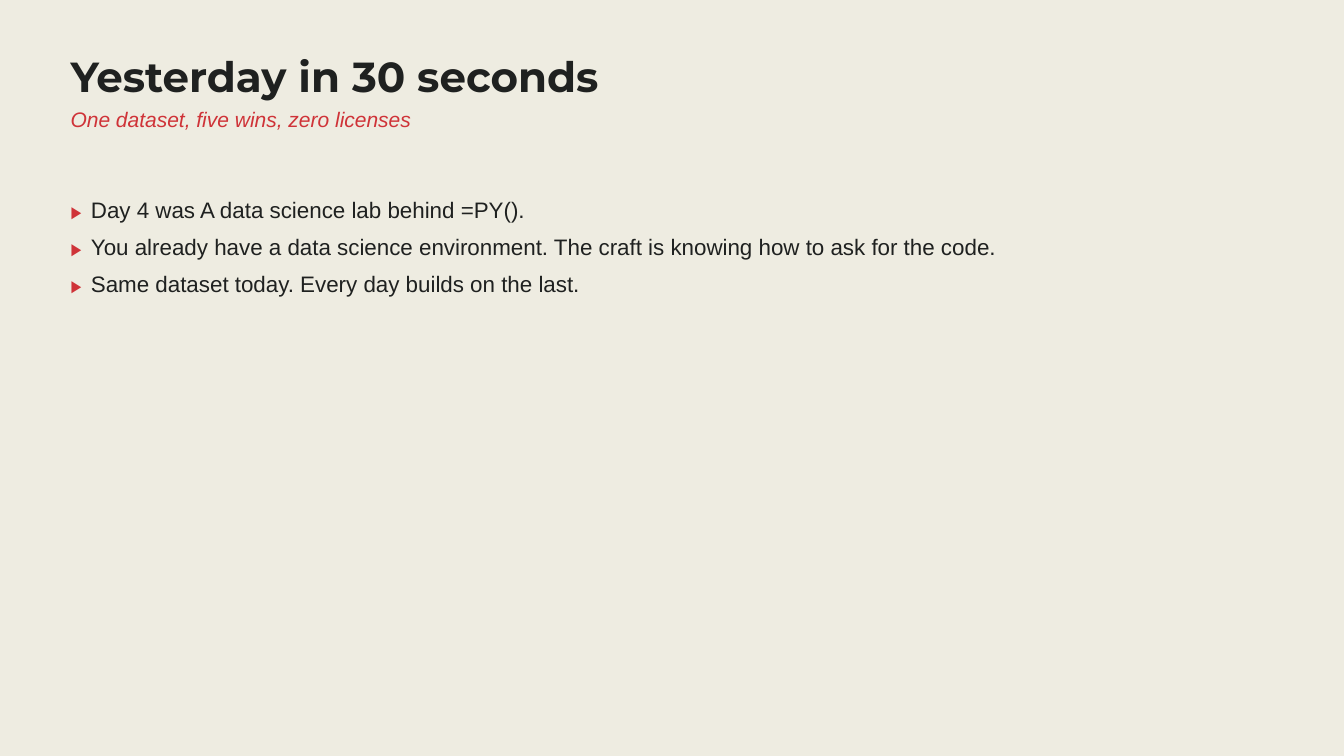
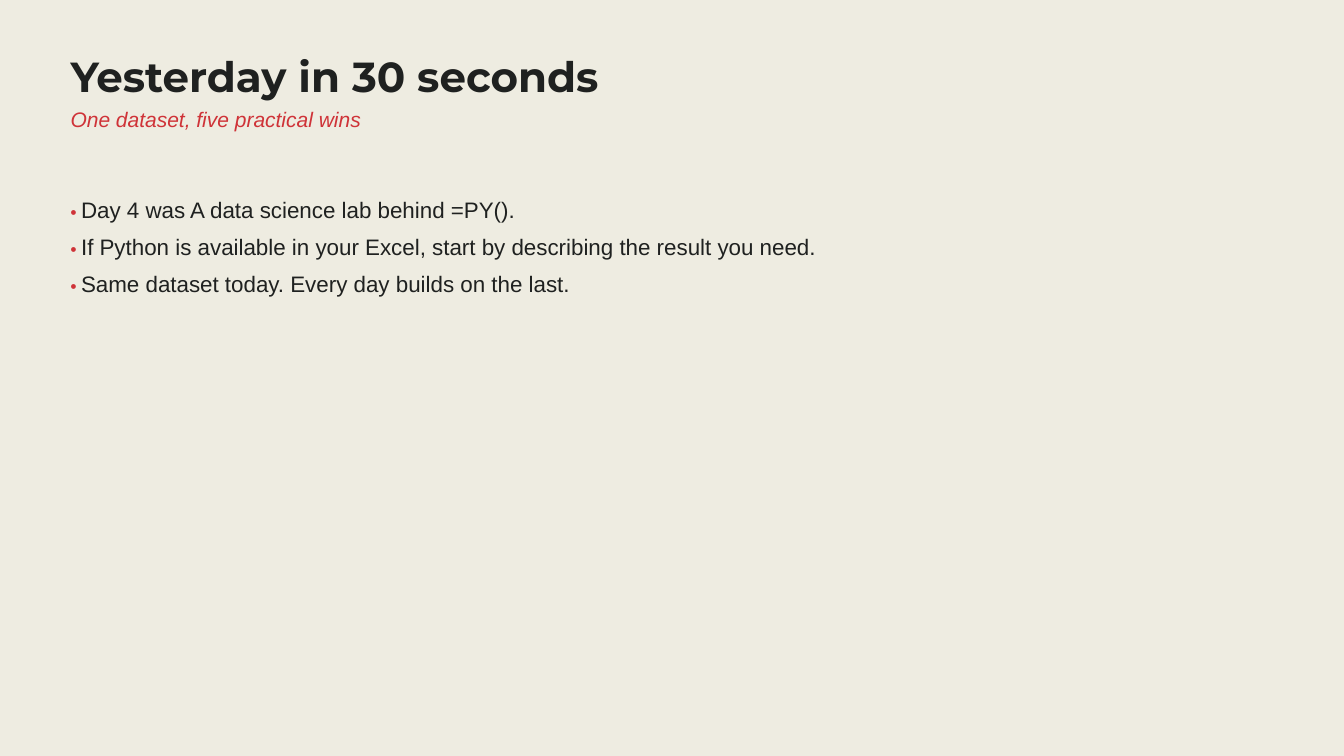
Before and after one commit to stringfestdata/guerilla-ai-for-excel, a slide deck: slide 2 of Day 5/Guerrilla AI - Day 5 - Slides.pptx. Drawn at 1344x756 pixels with LibreOffice and Linux fonts; fonts in the diff are those of the drawing. Boxes give left, top, right and bottom in pixels: in the first picture for what was removed or moved away, otherwise in the second. Text is boxed around its words. In the diff, an @@ line names an element or a change of style, - is before the commit and + after.

```diff
--- a/Day 5/Guerrilla AI - Day 5 - Slides.pptx
+++ b/Day 5/Guerrilla AI - Day 5 - Slides.pptx
@@ text at [71, 111, 361, 131]: text changed @@
-One dataset, five wins, zero licenses
+One dataset, five practical wins
@@ text at [81, 201, 816, 297]: text changed @@
-▶ Day 4 was A data science lab behind =PY().
-▶ You already have a data science environment. The craft is knowing how to ask for the code.
-▶ Same dataset today. Every day builds on the last.
+• Day 4 was A data science lab behind =PY().
+• If Python is available in your Excel, start by describing the result you need.
+• Same dataset today. Every day builds on the last.
```
Also in this commit, not shown: 7 other slides changed, 1 slide added, 1 slide removed, 11 other files.
